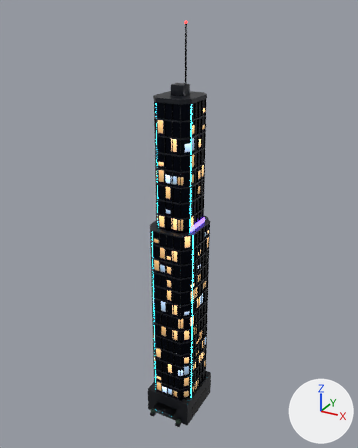
The glTF model public/models/buildings/neon-v-E.glb, before and after one commit.
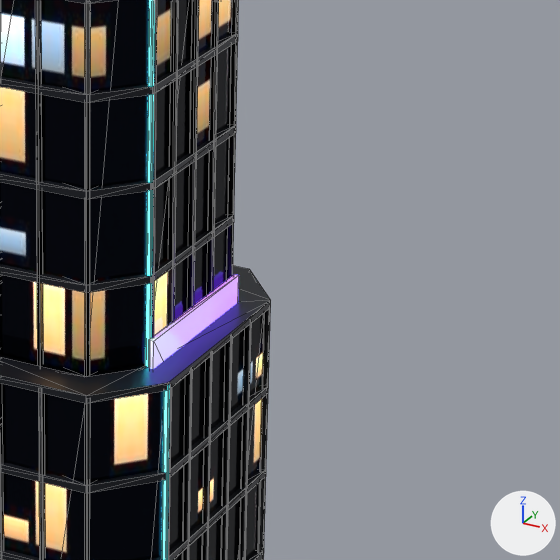
Each version is shown whole from a camera (50 mm lens) standing at (51.3, -93.9, 100.5) and looking at (-0.6, 0.6, 53.3), then close up on the part from 46% to 72% of the width and 39% to 59% of the height. Every picture has the same lights, and +X, +Y and +Z are marked at lower right. The first two pictures are the older version. The close-ups show mesh edges as thin lines. Vertices at exactly the same position are counted once.

Objects in the first close-up: 'Building'.
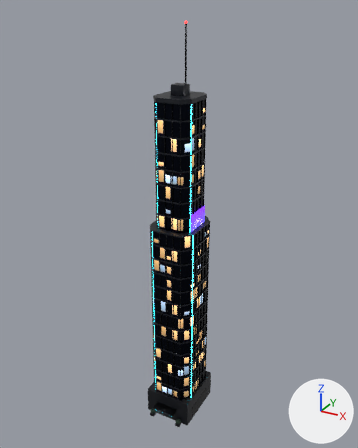
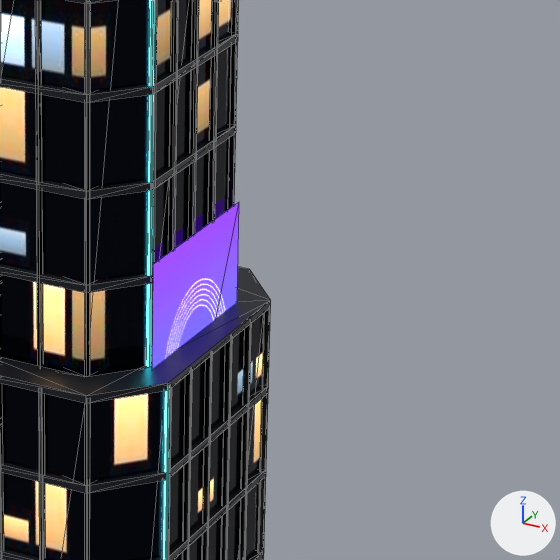
The change, as a diff of the scene's bpy script:
```diff
--- a/public/models/buildings/neon-v-E.glb.py
+++ b/public/models/buildings/neon-v-E.glb.py
@@ img_wf_ad @@
+img_wf_ad = load_image('wf-ad', '_unpacked/wf-ad', 256, 640, 'sRGB')
@@ mat_holo @@
 n0 = _N.new('ShaderNodeBsdfPrincipled'); n0.name = 'Principled BSDF'
-n0.inputs[0].default_value = (0.0395, 0.807, 1.0, 1.0)  # 'Base Color', cyan #38e8ff
 n0.inputs[2].default_value = 0.3  # 'Roughness'
-n0.inputs[27].default_value = (0.195, 0.0452, 1.0, 1.0)  # 'Emission Color', purple #7a3cff
-n0.inputs[28].default_value = 3.5  # 'Emission Strength'
+n0.inputs[28].default_value = 3.0  # 'Emission Strength'
 n1 = _N.new('ShaderNodeOutputMaterial'); n1.name = 'Material Output'
+n2 = _N.new('ShaderNodeTexImage'); n2.name = 'Image Texture'
+n2.image = img_wf_ad
+n3 = _N.new('ShaderNodeTexImage'); n3.name = 'Image Texture.001'
+n3.image = img_wf_ad
 _L.new(n0.outputs[0], n1.inputs[0])  # 'BSDF' to 'Surface'
+_L.new(n2.outputs[0], n0.inputs[27])  # 'Color' to 'Emission Color'
+_L.new(n3.outputs[0], n0.inputs[0])  # 'Color' to 'Base Color'
@@ me_podium @@
 # used by ob_building; location = (0.0, 0.0, 0.0)
 # verts and faces of me_podium; kept vertices keep their numbers, new ones are numbered from 1296
 # before: 1288 (4.5, -3.5, 45.0), 1289 (4.5, -3.5, 55.0) at pixel (148, 339), 1290 (4.5, 3.5, 45.0), 1291 (4.5, 3.5, 55.0) at pixel (234, 274), 1292 (4.7, -3.5, 45.0)
 # before: 1293 (4.7, -3.5, 55.0) at pixel (153, 341), 1294 (4.7, 3.5, 45.0), 1295 (4.7, 3.5, 55.0) at pixel (238, 275)
-me_podium.from_pydata(...)  # 1296 vertices, 2248 faces; spans x -6.1..6.1, y -9.5..7.0, z 0.0..97.9
+me_podium.from_pydata(...)  # 1292 vertices, 2238 faces; spans x -6.1..6.1, y -9.5..7.0, z 0.0..97.9
+# me_podium part 1
+delete_vertices([1289, 1290, *range(1292, 1296)])  # with the faces that use them
+verts[1288] = (4.7, -3.5, 42.0)  # moved
+verts[1291] = (4.7, 3.5, 58.0)  # moved, pixel (239, 201)
+verts[1296] = (4.7, 3.5, 42.0)
+verts[1297] = (4.7, -3.5, 58.0)  # pixel (153, 264)
+faces += [(1288, 1296, 1291), (1288, 1291, 1297)]  # mat_holo
 me_podium.materials.append(mat_stone)
```

Pixel boxes (x1, y1, x2, y2) of what changed, in the close-ups (560 x 560 px):
'Building', surface changed, reshaped
    both: (0, 0, 271, 560)
part 1 of me_podium, built on
    before: (149, 274, 239, 369)
    after: (152, 202, 239, 369)
